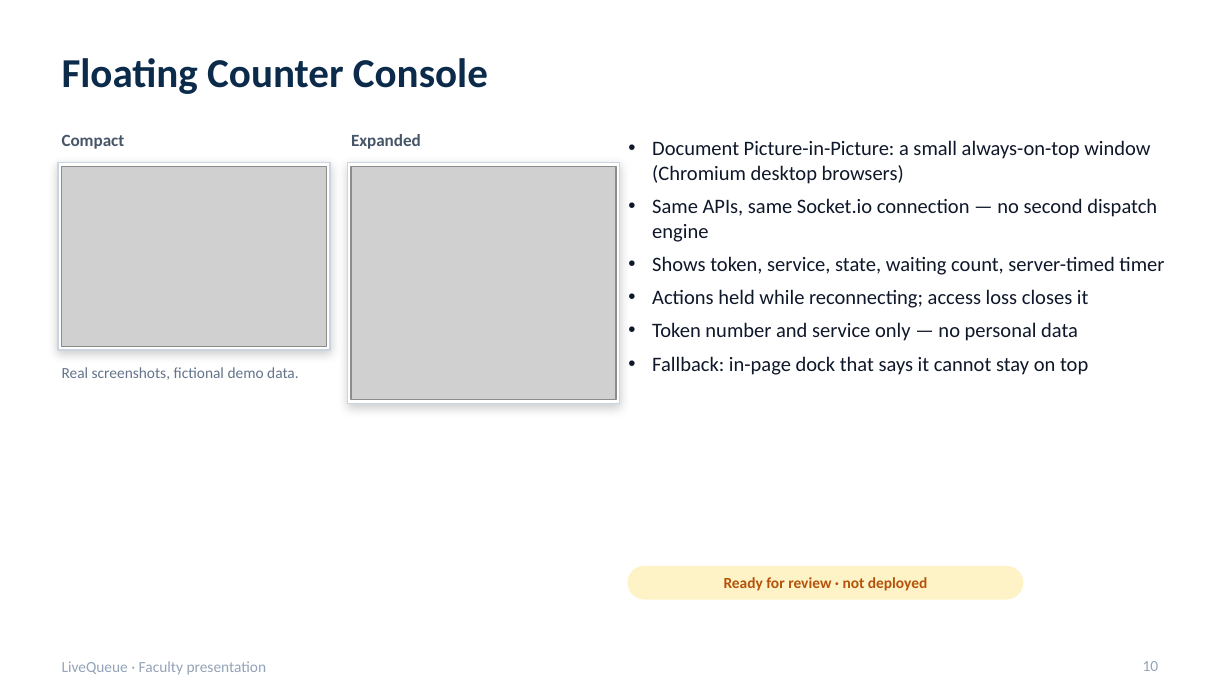
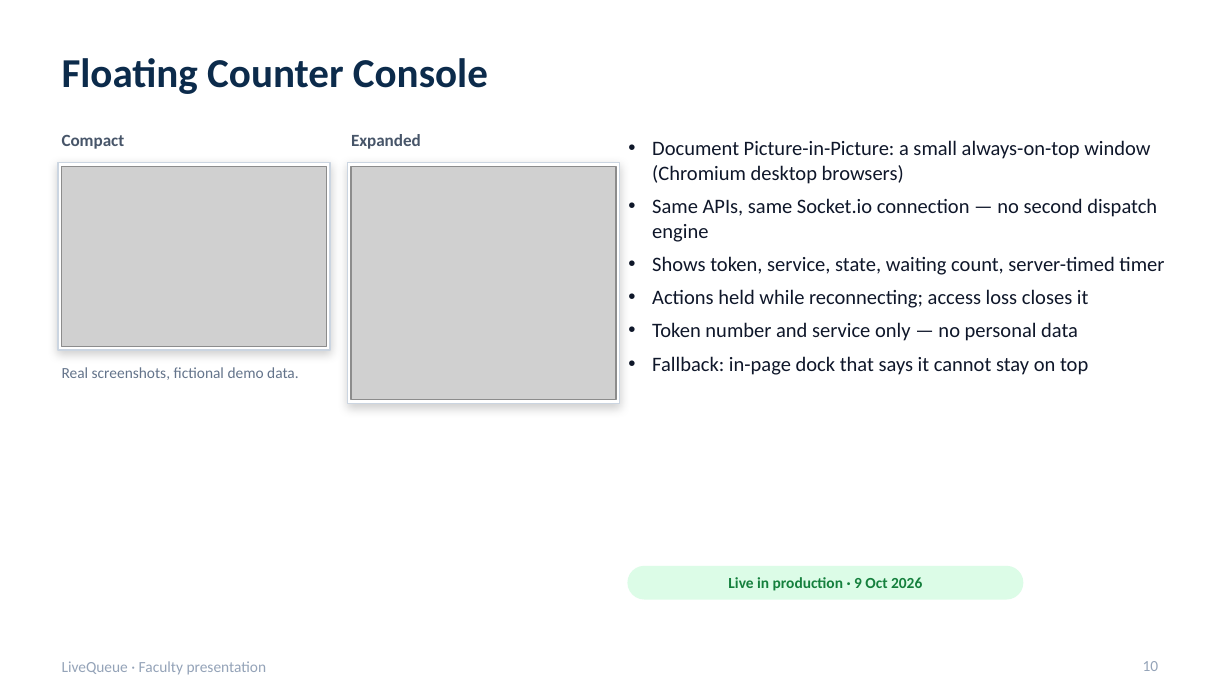
Before and after one commit to TMAn1An/LiveQueueApp, a slide deck: slide 10 of docs/presentation/LiveQueue_Production_Presentation.pptx. Drawn at 1232x693 pixels with LibreOffice and Linux fonts; fonts in the diff are those of the drawing; grey boxes stand for pictures. Boxes give left, top, right and bottom in pixels: in the first picture for what was removed or moved away, otherwise in the second. Text is boxed around its words. In the diff, an @@ line names an element or a change of style, - is before the commit and + after.

```diff
--- a/docs/presentation/LiveQueue_Production_Presentation.pptx
+++ b/docs/presentation/LiveQueue_Production_Presentation.pptx
@@ rounded rectangle at <box>628,567,1023,599</box>: fill #FEF3C7 to #DCFCE7; outline #FEF3C7 1 pt to #DCFCE7 1 pt @@
@@ text at <box>728,577,922,591</box>: text changed; text colour #B45309 to #15803D @@
-Ready for review · not deployed
+Live in production · 9 Oct 2026
```
Also in this commit, not shown: 2 other files.
